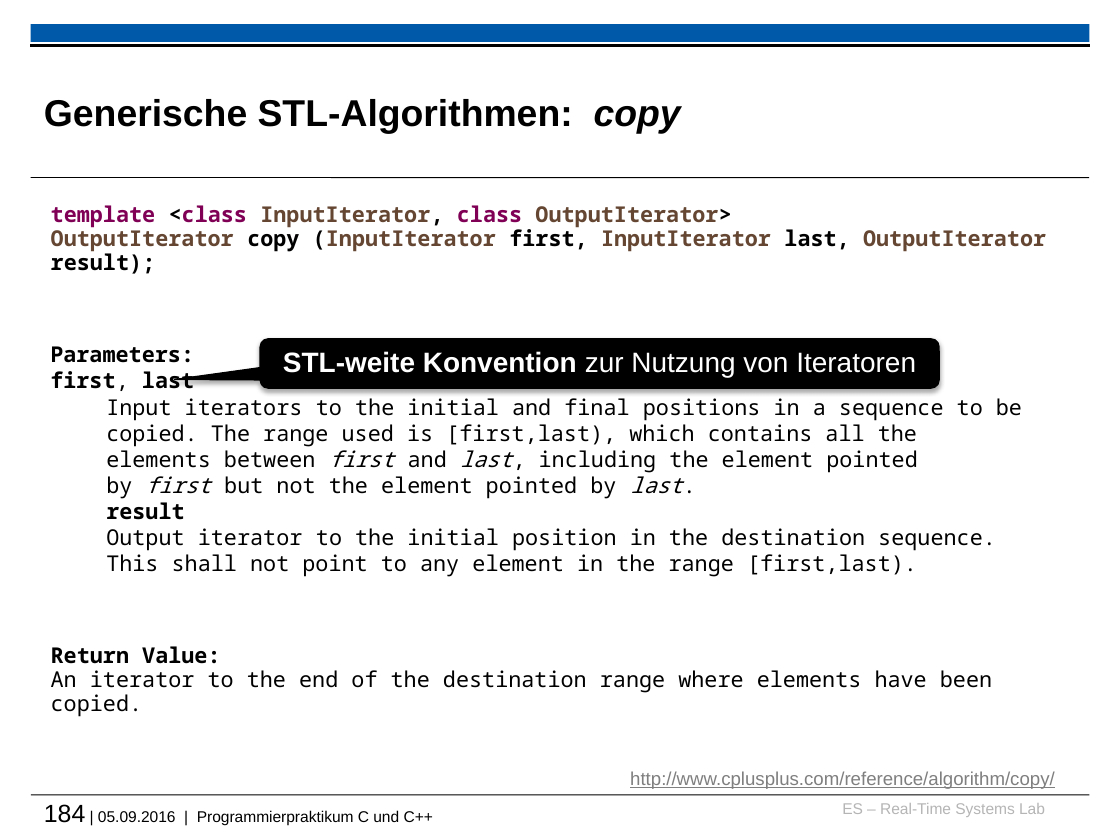
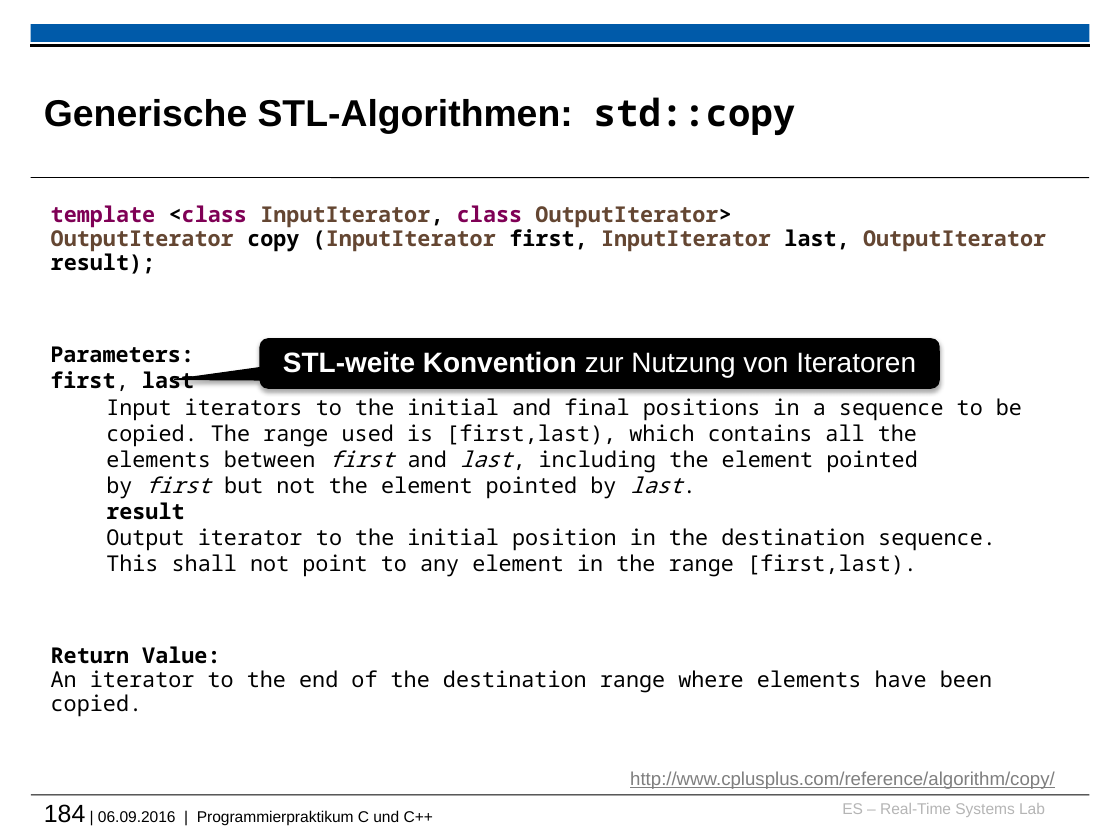
Before and after one commit to h82k/tud-cppp, a slide deck: slide 184 of cppp_lecture.pptx. Drawn at 1120x840 pixels with LibreOffice and Linux fonts; fonts in the diff are those of the drawing; background and template pictures are left out. Boxes give left, top, right and bottom in pixels: in the first picture for what was removed or moved away, otherwise in the second. Text is boxed around its words. In the diff, an @@ line names an element or a change of style, - is before the commit and + after.

```diff
--- a/cppp_lecture.pptx
+++ b/cppp_lecture.pptx
@@ title at (44,97,796,135): text changed @@
-Generische STL-Algorithmen: copy
+Generische STL-Algorithmen: std::copy
@@ text at (44,804,433,825): text changed @@
-184 | 05.09.2016 | Programmierpraktikum C und C++
+184 | 06.09.2016 | Programmierpraktikum C und C++
```
Also in this commit, not shown: 19 other slides changed, 2 other files.
